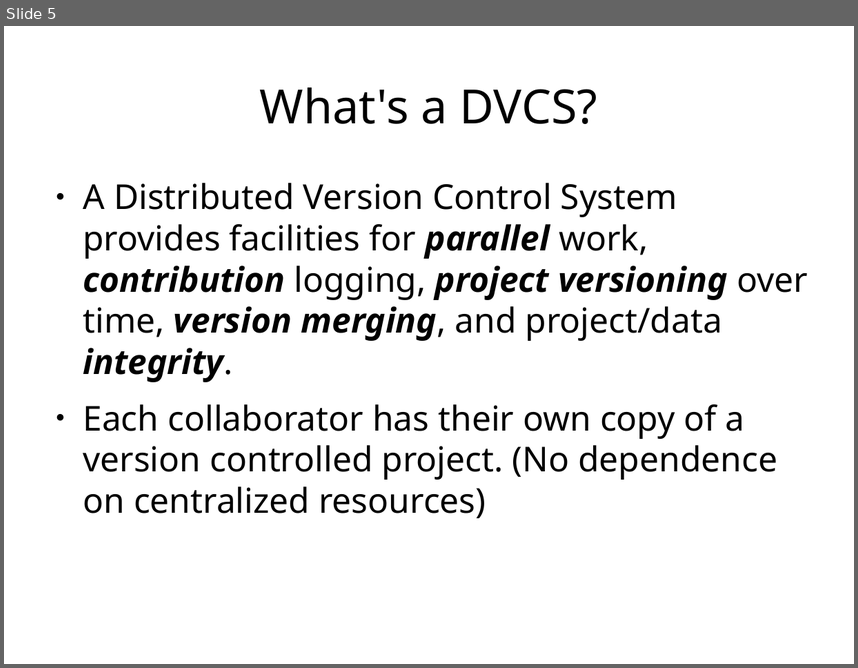
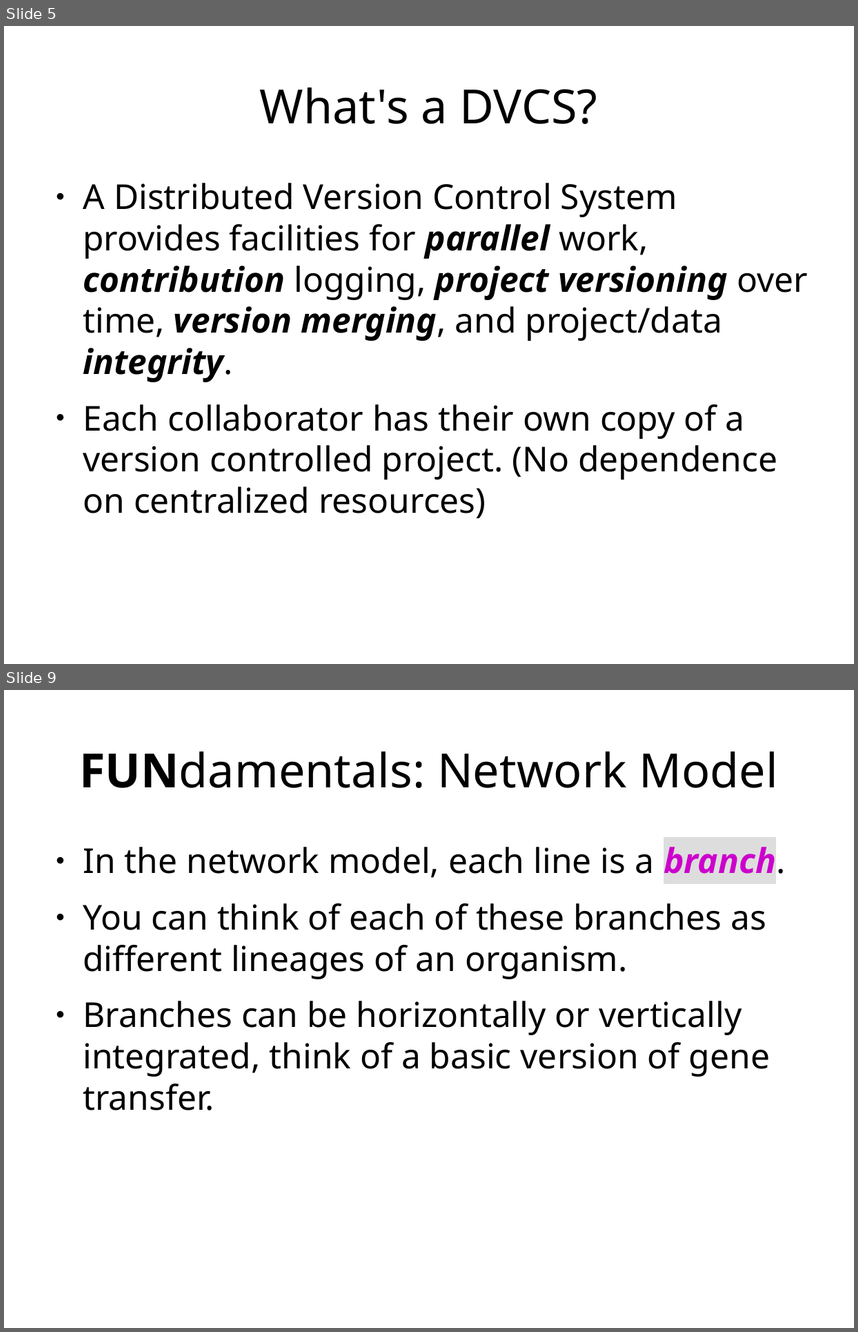
Before and after one commit to ethanwillis/git_presentation, a slide deck: git_presentation_slideshow.odp. Shown one above the other, each under a label of ours: slide 5 before the commit, slides 5 and 9 after it; the slides between them are not shown. The pictures are 858x668 and 858x1332 pixels, drawn with LibreOffice and Linux fonts; fonts in the diff are those of the drawing. Boxes give left, top, right and bottom in pixels: in the first picture for what was removed or moved away, otherwise in the second. Text is boxed around its words. In the diff, an @@ line names an element or a change of style, - is before the commit and + after.

Commit message:
Updated presenation with new slides about git fundamentals and a recap with terminology.
Added new images to the project as well for illustration purposes.

```diff
--- a/git_presentation_slideshow.odp
+++ b/git_presentation_slideshow.odp
@@ slide 9 added at (4,690,854,1328), background #FFFFFF @@
@@ title added at (79,751,778,788), 44 pt, text #000000 @@
+FUNdamentals: Network Model
@@ text added at (83,847,785,1110), 32 pt, text #000000 @@
+● In the network model, each line is a branch.
+● You can think of each of these branches as different lineages of an organism.
+● Branches can be horizontally or vertically integrated, think of a basic version of gene transfer.
```
Also in this commit, not shown: 7 slides changed, 16 other slides added, 41 slides removed, 6 other files.
